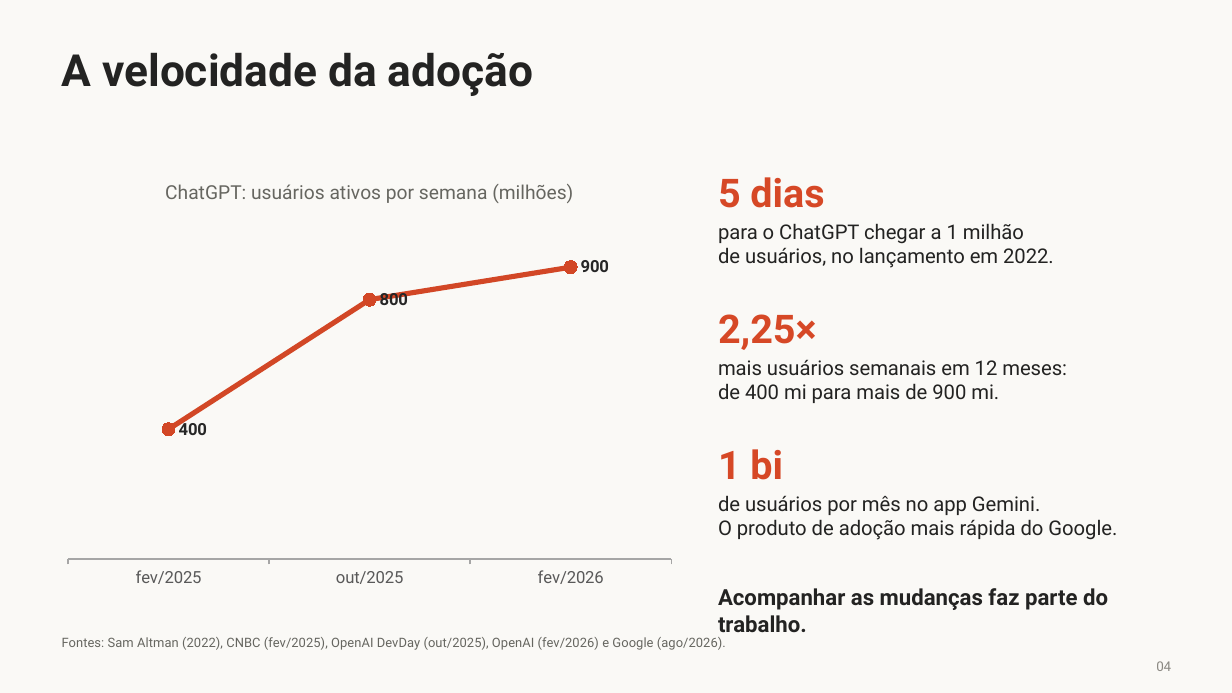
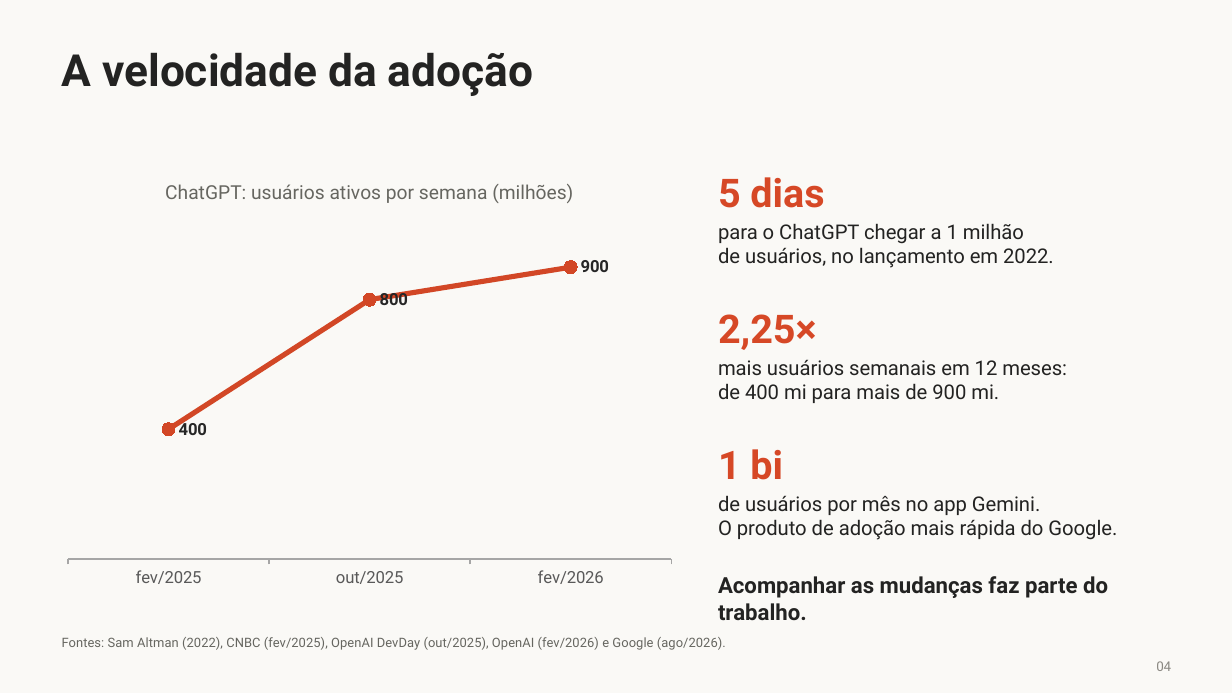
Before and after one commit to LawrenceTeixeira/Secretariado, a slide deck: slide 4 of Lawrence Teixeira - Agentes de IA.pptx. Drawn at 1232x693 pixels with LibreOffice and Linux fonts; fonts in the diff are those of the drawing. Boxes give left, top, right and bottom in pixels: in the first picture for what was removed or moved away, otherwise in the second. Text is boxed around its words. In the diff, an @@ line names an element or a change of style, - is before the commit and + after.

```diff
--- a/Lawrence Teixeira - Agentes de IA.pptx
+++ b/Lawrence Teixeira - Agentes de IA.pptx
@@ text "Acompanhar as mudanças faz parte ..." rewrapped from (x1=718, y1=588, x2=1108, y2=638) to (x1=718, y1=576, x2=1108, y2=621) @@
```
Also in this commit, not shown: 17 other slides changed, 1 slide added, 6 slides removed, 15 other files.
